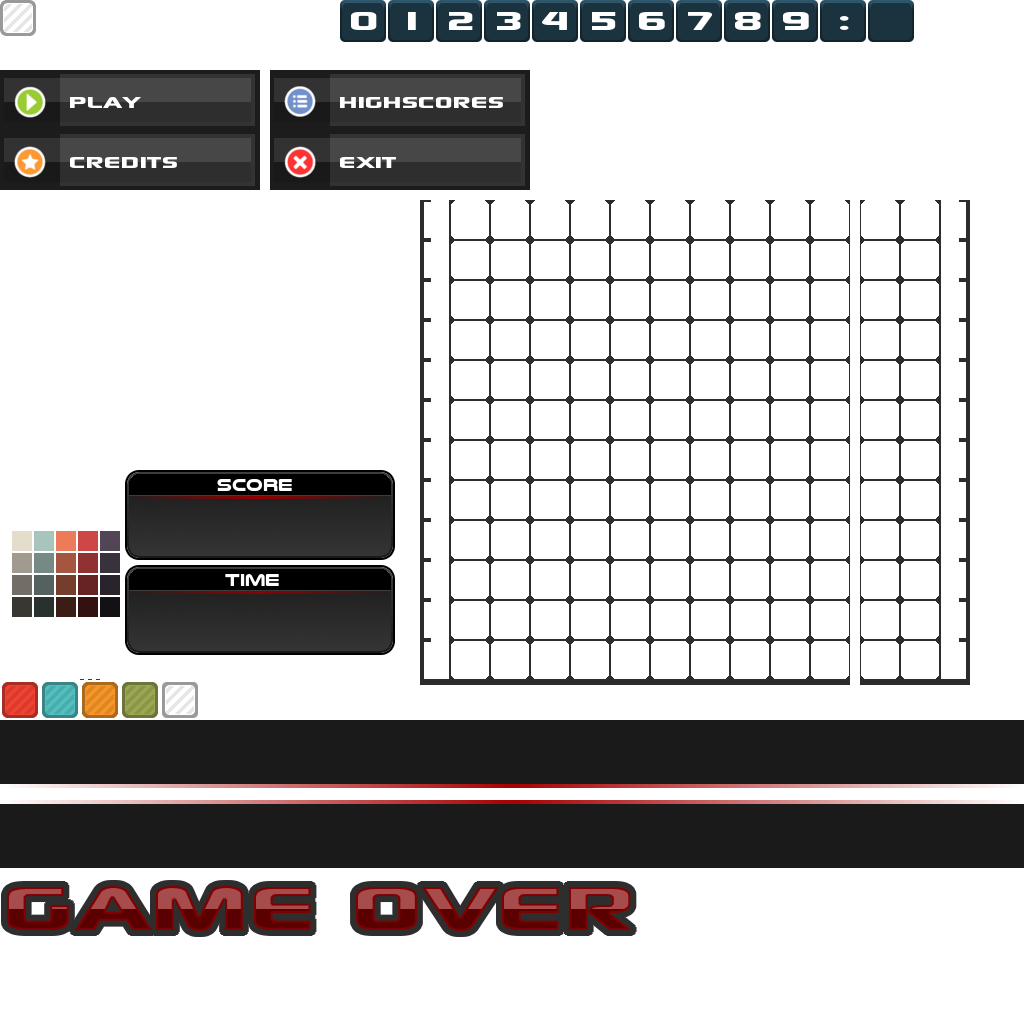
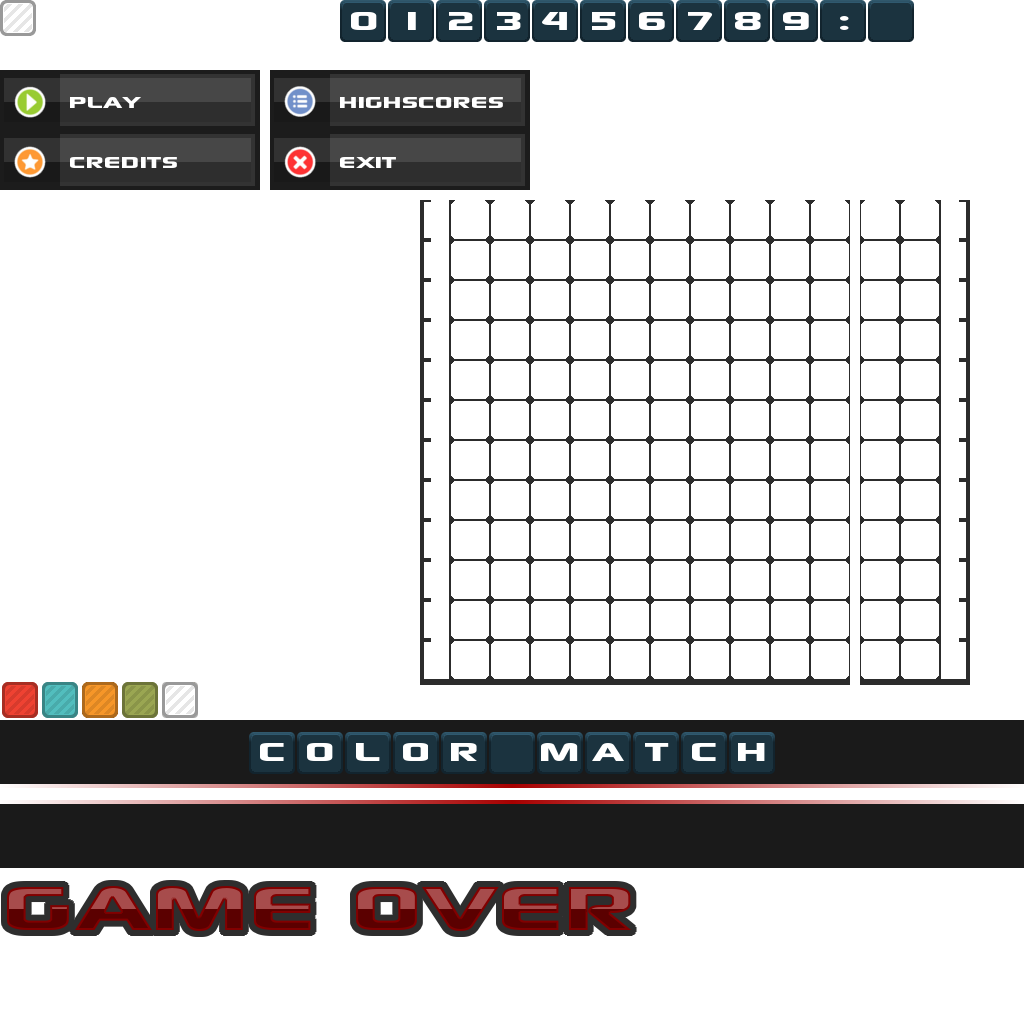
Layer changes from the first 1024 × 1024 image to the second:
showed "Ebene #6", painted on it over [249, 732, 775, 774]
painted on "Base" over [12, 470, 395, 680]
